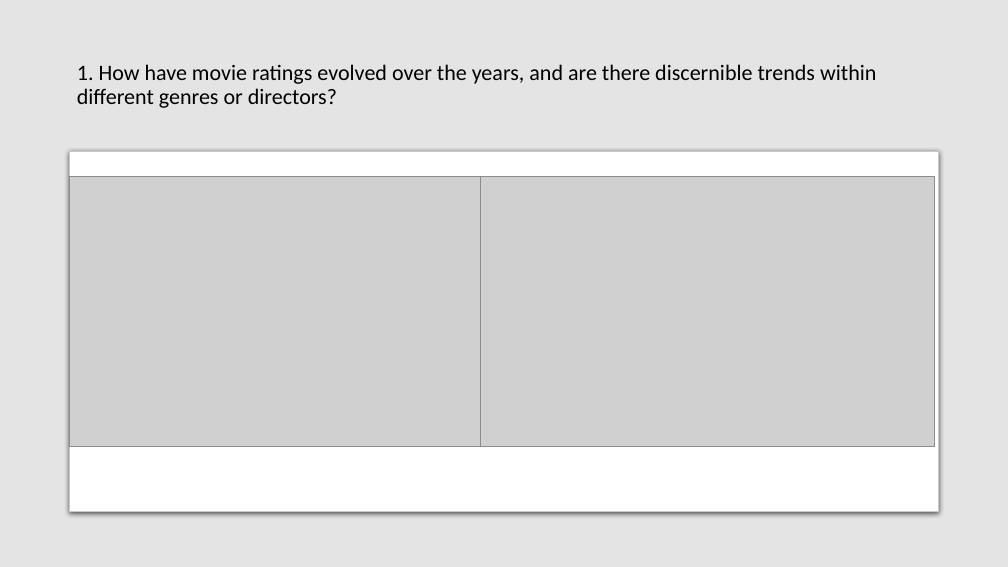
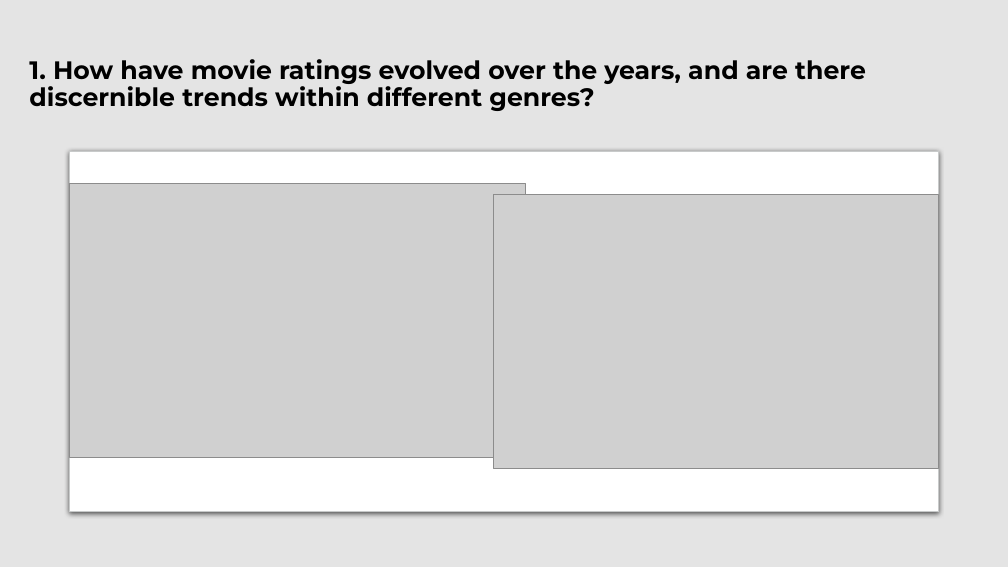
Before and after one commit to AnyasorG/project1_group4, a slide deck: slide 3 of Project1_Presentation.pptx (slide 2 before the commit). Drawn at 1008x567 pixels with LibreOffice and Linux fonts; fonts in the diff are those of the drawing; grey boxes stand for pictures. Boxes give left, top, right and bottom in pixels: in the first picture for what was removed or moved away, otherwise in the second. Text is boxed around its words. In the diff, an @@ line names an element or a change of style, - is before the commit and + after.

```diff
--- a/Project1_Presentation.pptx
+++ b/Project1_Presentation.pptx
@@ title "1. How have movie ratings ...": place and size @@
-title "1. How have movie ratings ..." at (70, 30, 939, 140)
+title "1. How have movie ratings ..." at (22, 30, 939, 140)
@@ title at (29, 59, 866, 111): text changed; size 21 to 24 pt; font Calibri to Montserrat; bold on @@
-1. How have movie ratings evolved over the years, and are there discernible trends within different genres or directors?
+1. How have movie ratings evolved over the years, and are there discernible trends within different genres?
@@ picture: place and size @@
-picture at (70, 177, 524, 447)
+picture at (70, 184, 526, 457)
@@ picture: place and size @@
-picture at (480, 177, 935, 447)
+picture at (494, 194, 939, 468)
```
Also in this commit, not shown: 6 other slides changed, 2 slides added, 1 slide removed, 5 other files.
